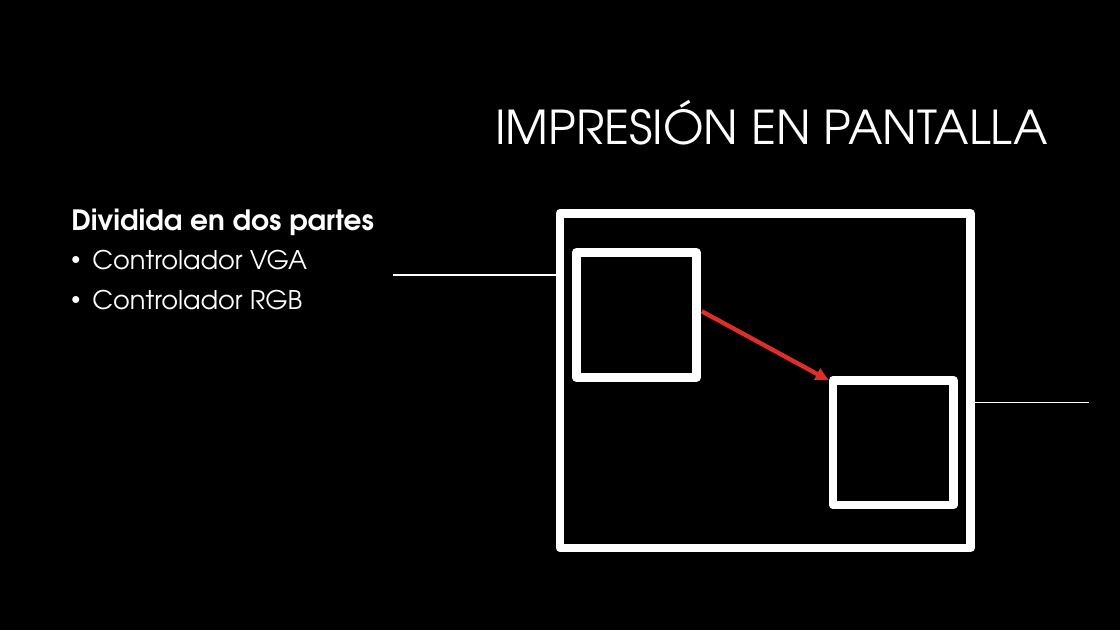
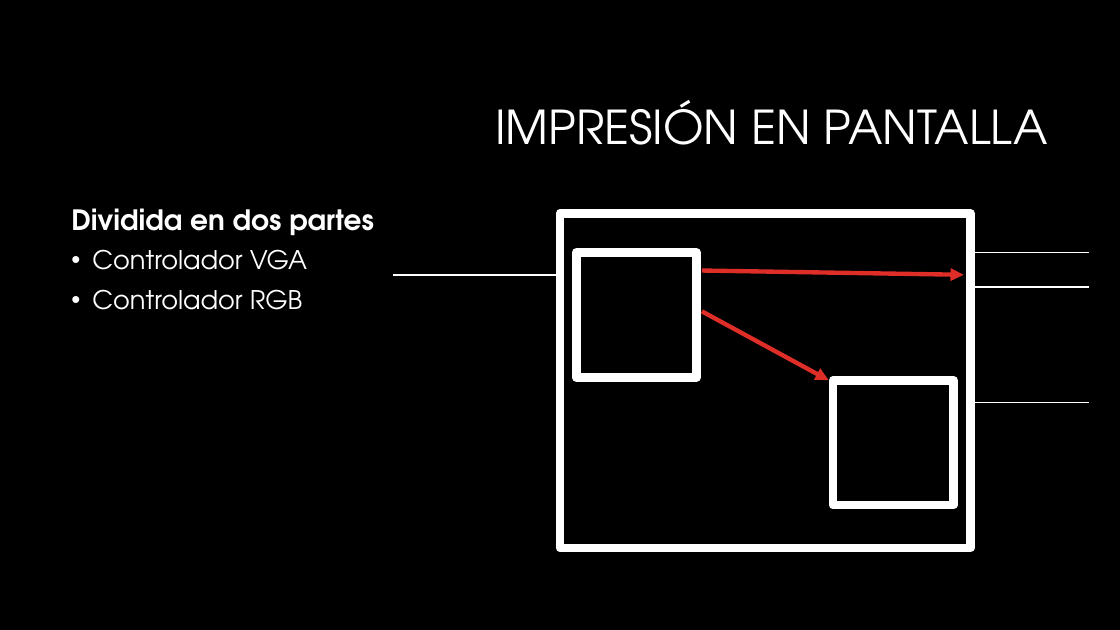
Before and after one commit to ITBA-E3-2018/tpf-team-1, a slide deck: slide 4 of Presentacion electro III.pptx. Drawn at 1120x630 pixels with LibreOffice and Linux fonts; fonts in the diff are those of the drawing; background and template pictures are left out. Boxes give left, top, right and bottom in pixels: in the first picture for what was removed or moved away, otherwise in the second. Text is boxed around its words. In the diff, an @@ line names an element or a change of style, - is before the commit and + after.

```diff
--- a/Presentacion electro III.pptx
+++ b/Presentacion electro III.pptx
@@ line added from (970, 253) to (1089, 253), #FFFFFF 1.25 pt @@
@@ arrow added from (702, 271) to (964, 275), #DF2E28 3.75 pt @@
@@ line added from (970, 287) to (1089, 287), #FFFFFF 1.25 pt @@
```
Also in this commit, not shown: 3 other slides changed.
